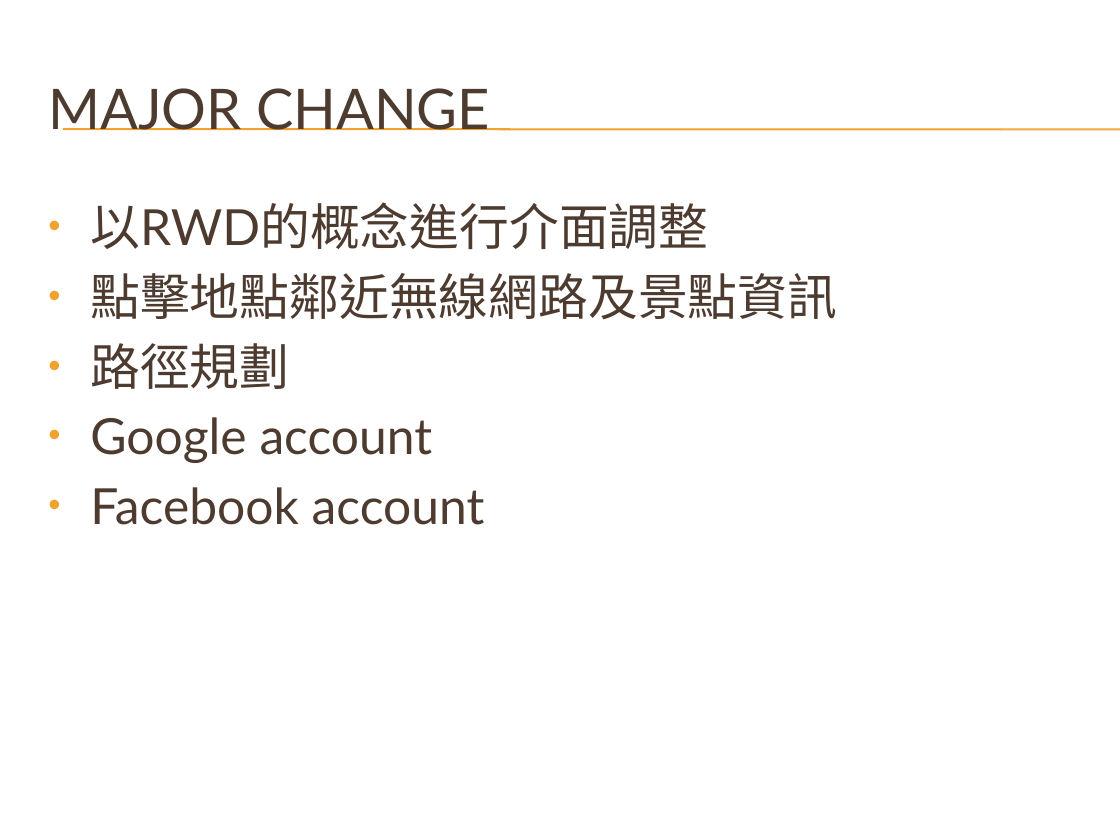
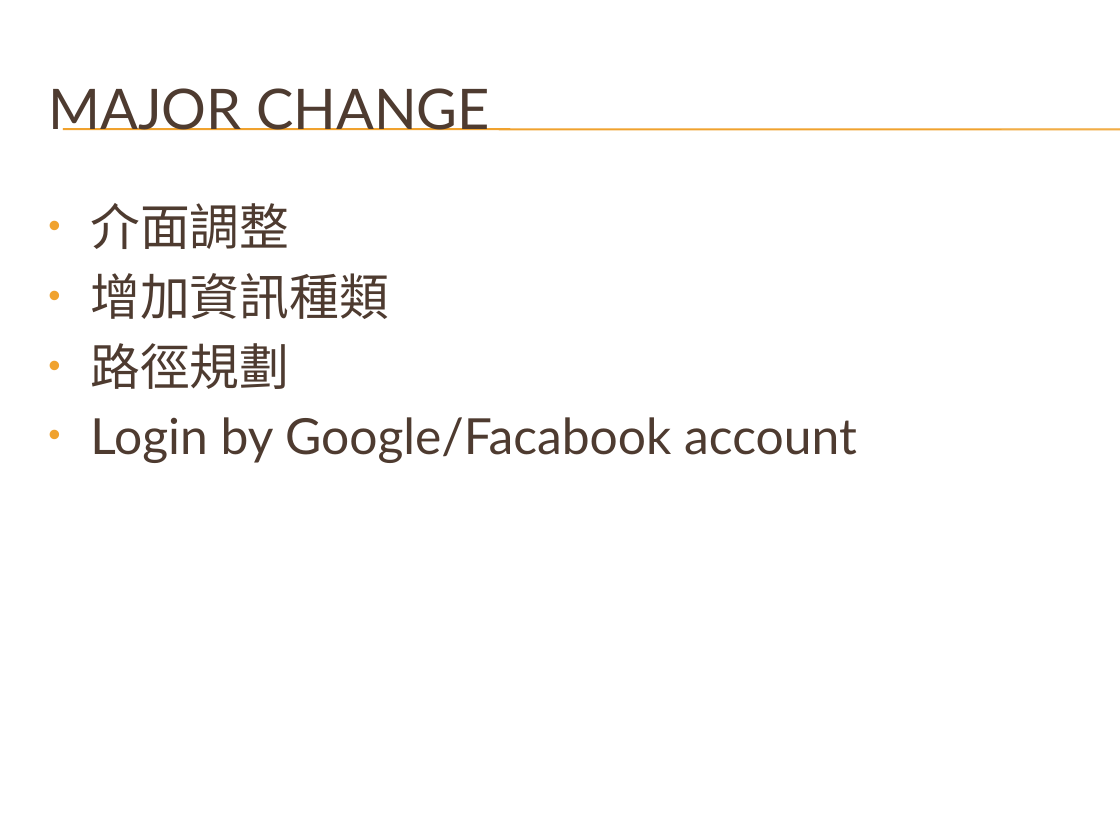
Before and after one commit to mjwade03/HtmlProject, a slide deck: slide 3 of HtmlProject/NodejsCompleteServer/Slide/天氣概況綜合資訊站 - 3rd stage.pptx. Drawn at 1120x840 pixels with LibreOffice and Linux fonts; fonts in the diff are those of the drawing; background and template pictures are left out. Boxes give left, top, right and bottom in pixels: in the first picture for what was removed or moved away, otherwise in the second. Text is boxed around its words. In the diff, an @@ line names an element or a change of style, - is before the commit and + after.

Commit message:
Update slide and UI

```diff
--- a/HtmlProject/NodejsCompleteServer/Slide/天氣概況綜合資訊站 - 3rd stage.pptx
+++ b/HtmlProject/NodejsCompleteServer/Slide/天氣概況綜合資訊站 - 3rd stage.pptx
@@ text at [90,203,389,319]: text changed @@
-• 以RWD的概念進行介面調整
-• 點擊地點鄰近無線網路及景點資訊
+• 介面調整
+• 增加資訊種類
@@ text at [90,417,857,463]: text changed @@
-• Google account
-• Facebook account
+• Login by Google/Facabook account
```
Also in this commit, not shown: 3 other slides changed, 4 slides added, 3 slides removed, 1 other file.
